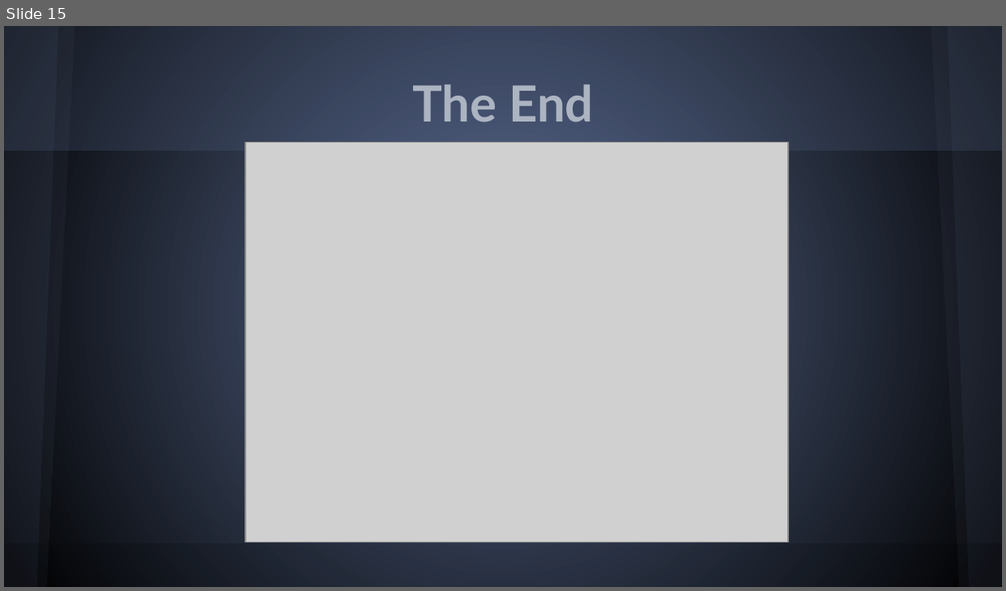
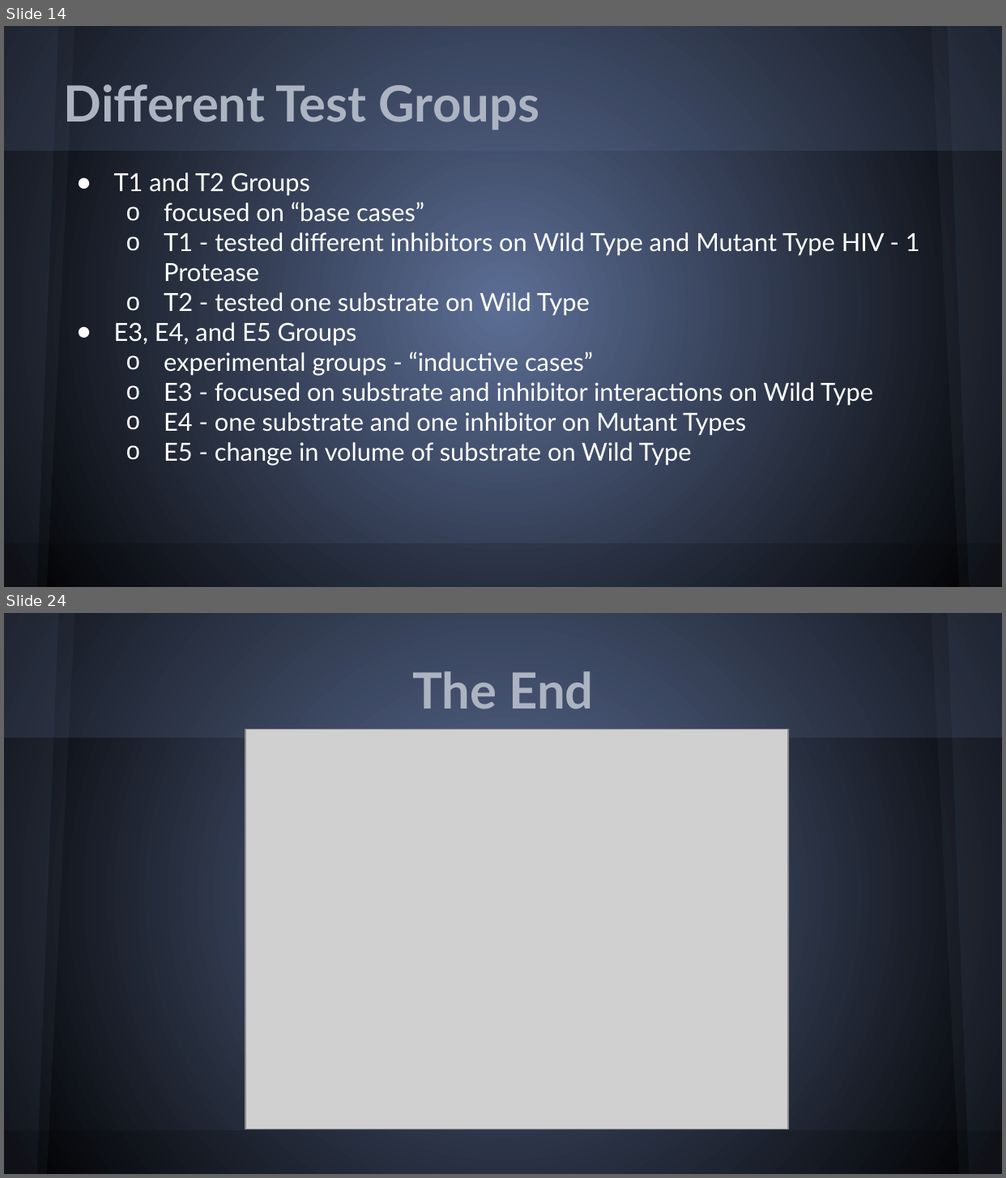
Before and after one commit to PGSSCompBio14/Stochastic-Simulator-Project, a slide deck: powerpoint/BOSSppt.pptx. Shown one above the other, each under a label of ours: slide 15 before the commit, slides 14 and 24 after it; the slides between them are not shown. The pictures are 1006x591 and 1006x1178 pixels, drawn with LibreOffice and Linux fonts; fonts in the diff are those of the drawing; grey boxes stand for pictures. Boxes give left, top, right and bottom in pixels: in the first picture for what was removed or moved away, otherwise in the second. Text is boxed around its words. In the diff, an @@ line names an element or a change of style, - is before the commit and + after.

```diff
--- a/powerpoint/BOSSppt.pptx
+++ b/powerpoint/BOSSppt.pptx
@@ slide 14 added at (4, 26, 1002, 587), background gradient #5C6E95 to #000000; not listed: 6 template elements that a slide beside it also shows @@
@@ title added at (64, 84, 539, 130), 36 pt, text #ACB4C2, bold @@
+Different Test Groups
@@ text added at (114, 173, 920, 466), 18 pt, text #FFFFFF @@
+● T1 and T2 Groups
+  o focused on “base cases”
+  o T1 - tested different inhibitors on Wild Type and Mutant Type HIV - 1 Protease
+  o T2 - tested one substrate on Wild Type
+● E3, E4, and E5 Groups
+  o experimental groups - “inductive cases”
+  o E3 - focused on substrate and inhibitor interactions on Wild Type
+  o E4 - one substrate and one inhibitor on Mutant Types
+  o E5 - change in volume of substrate on Wild Type
@@ what was slide 15 is now slide 24 @@
```
Also in this commit, not shown: 7 slides changed, 15 other slides added, 7 slides removed.
